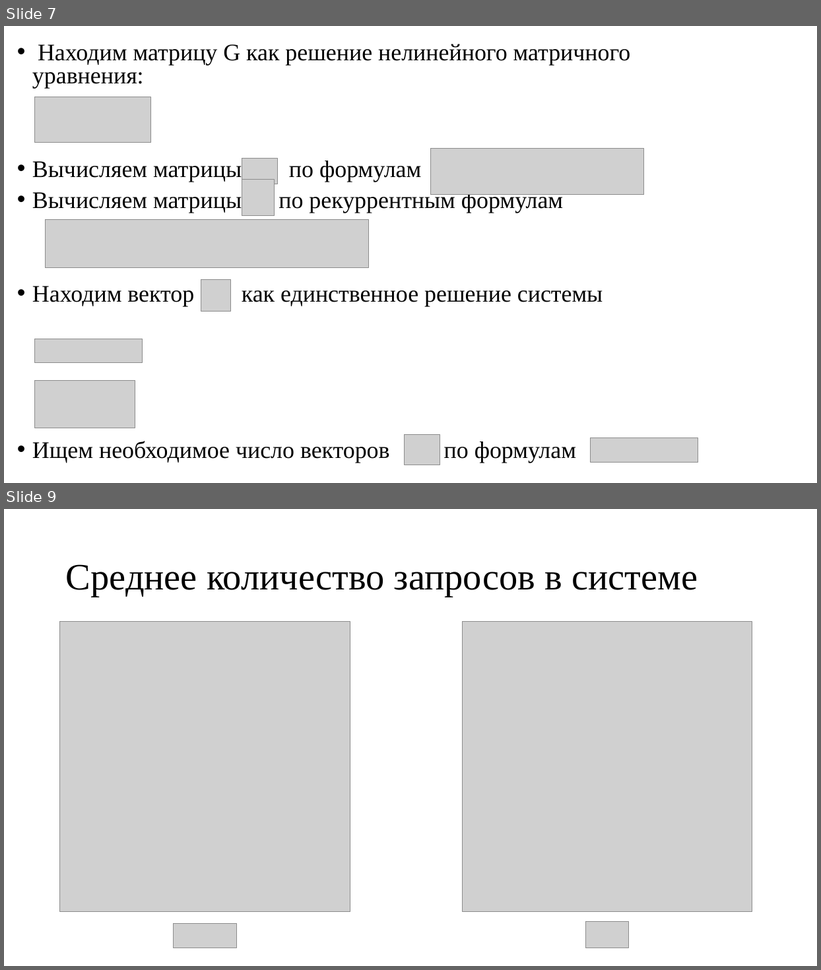
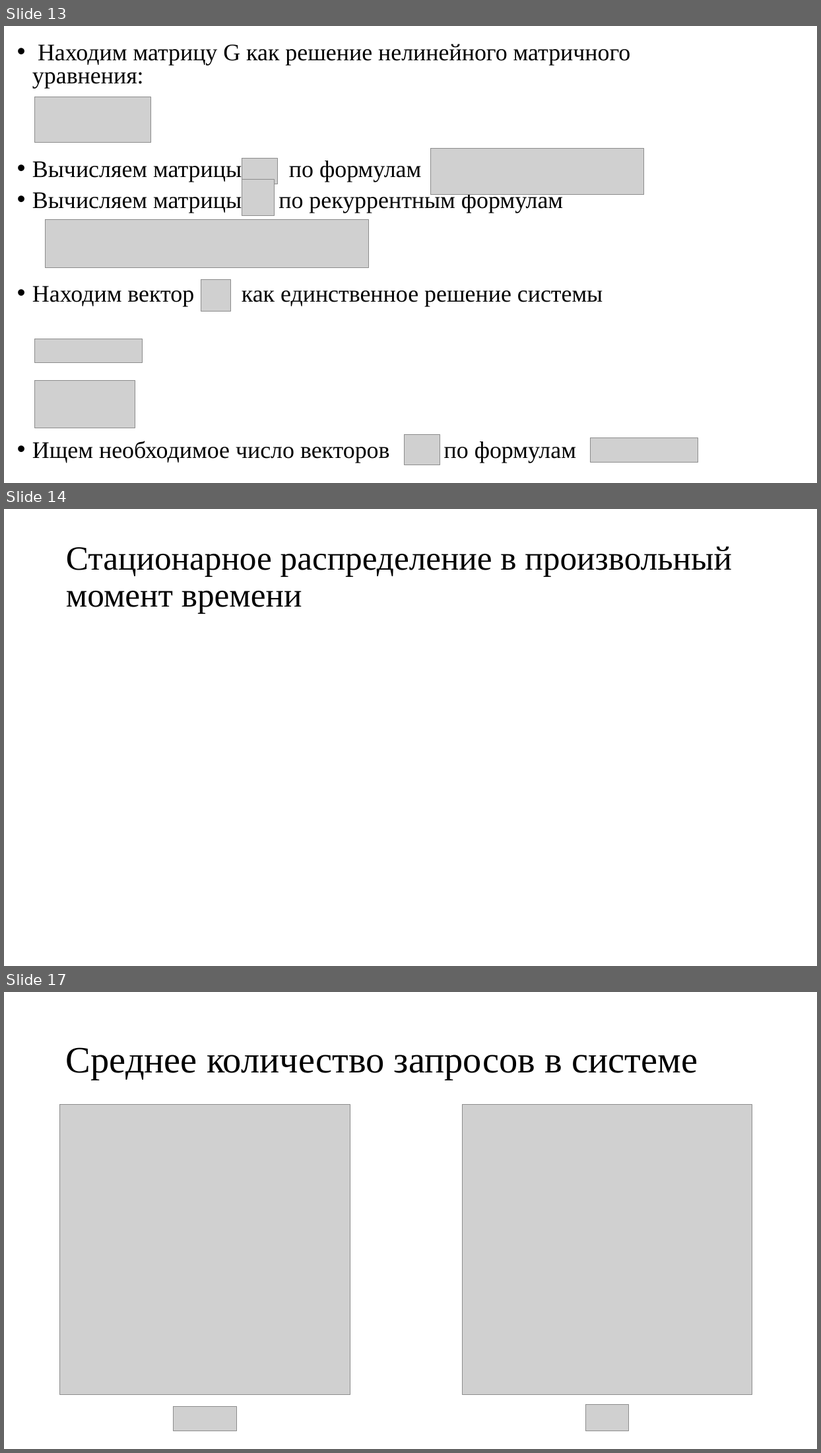
Before and after one commit to san4ezgig/Course-work, a slide deck: Предзащита/Исследование системы MAP.pptx. Shown one above the other, each under a label of ours: slides 7 and 9 before the commit, slides 13, 14 and 17 after it; the slides between them are not shown. The pictures are 821x970 and 821x1453 pixels, drawn with LibreOffice and Linux fonts; fonts in the diff are those of the drawing; grey boxes stand for pictures. Boxes give left, top, right and bottom in pixels: in the first picture for what was removed or moved away, otherwise in the second. Text is boxed around its words. In the diff, an @@ line names an element or a change of style, - is before the commit and + after.

```diff
--- a/Предзащита/Исследование системы MAP.pptx
+++ b/Предзащита/Исследование системы MAP.pptx
@@ slide 14 added at <box>4,509,817,966</box>, background #FFFFFF @@
@@ title added at <box>66,547,732,613</box>, 40 pt, text #000000 @@
+Стационарное распределение в произвольный момент времени
@@ what was slide 7 is now slide 13 @@
@@ what was slide 9 is now slide 17 @@
```
Also in this commit, not shown: 5 slides changed, 9 other slides added, 2 slides removed, 13 other files.
